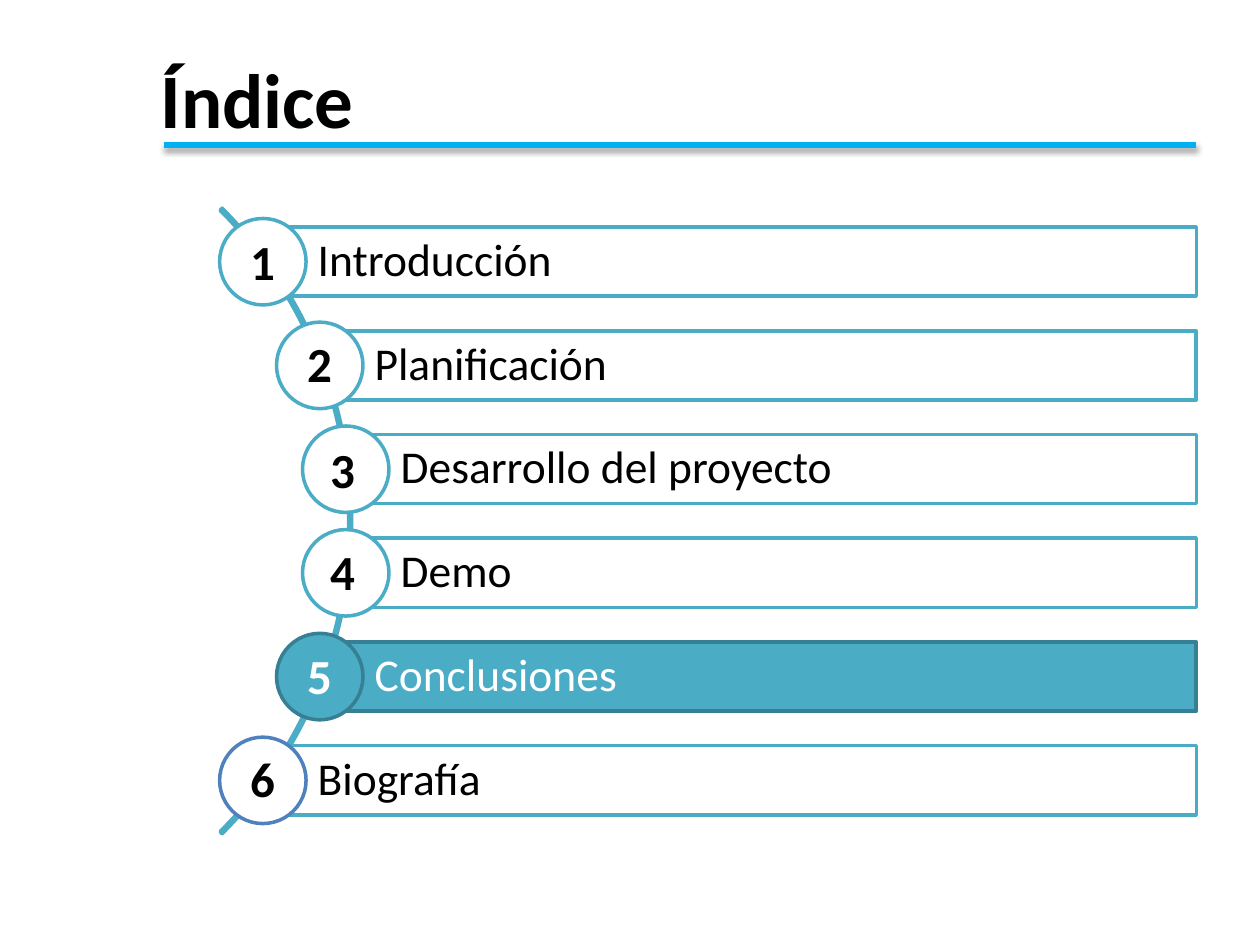
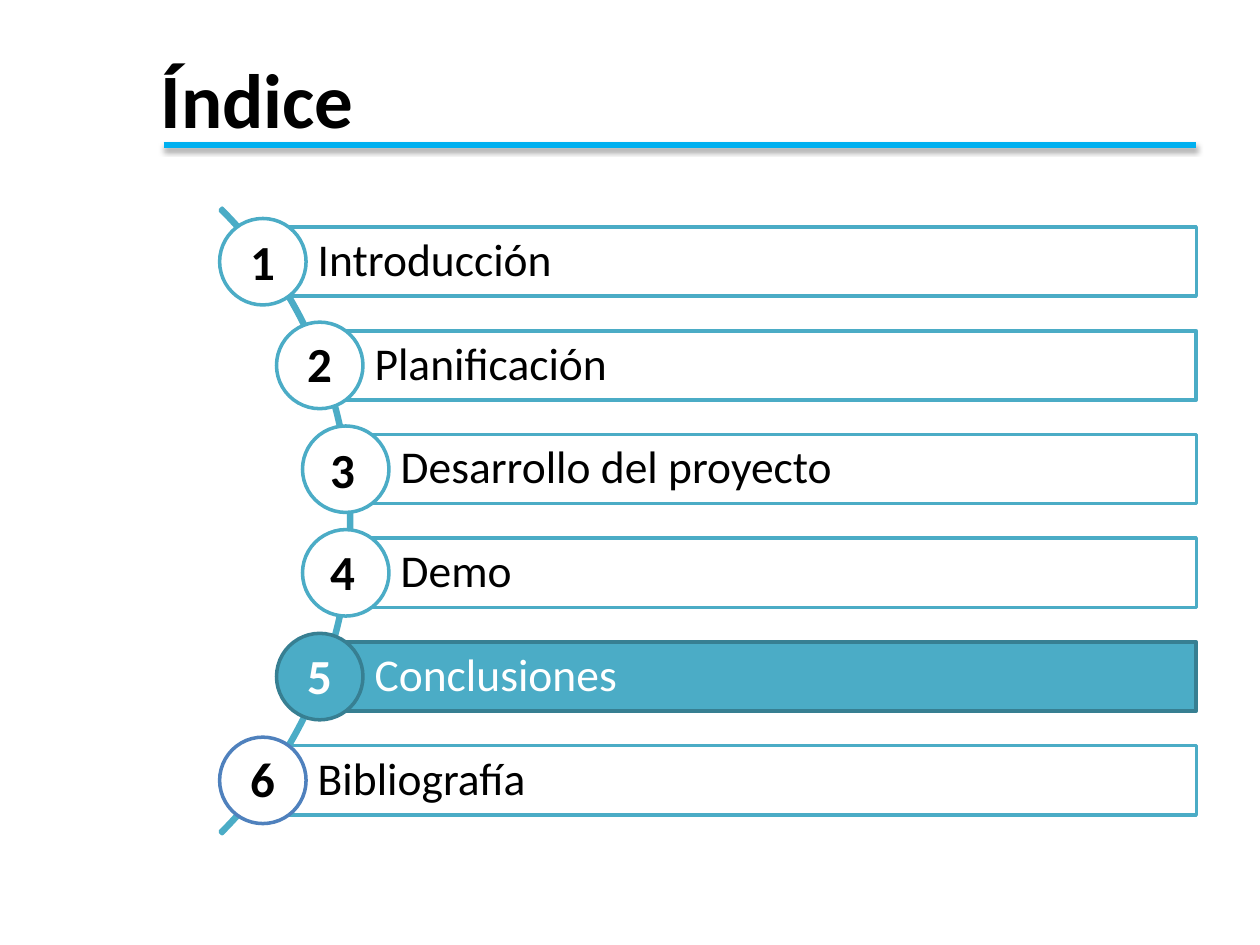
Before and after one commit to kodorniz/jUCAbox_PFC, a slide deck: slide 23 of doc/Presentacion jucabox v2.pptx. Drawn at 1260x945 pixels with LibreOffice and Linux fonts; fonts in the diff are those of the drawing; background and template pictures are left out. Boxes give left, top, right and bottom in pixels: in the first picture for what was removed or moved away, otherwise in the second. Text is boxed around its words. In the diff, an @@ line names an element or a change of style, - is before the commit and + after.

```diff
--- a/doc/Presentacion jucabox v2.pptx
+++ b/doc/Presentacion jucabox v2.pptx
@@ text at (318, 763, 526, 803): text changed @@
-Biografía
+Bibliografía
```
Also in this commit, not shown: 7 other slides changed, 4 other files.
